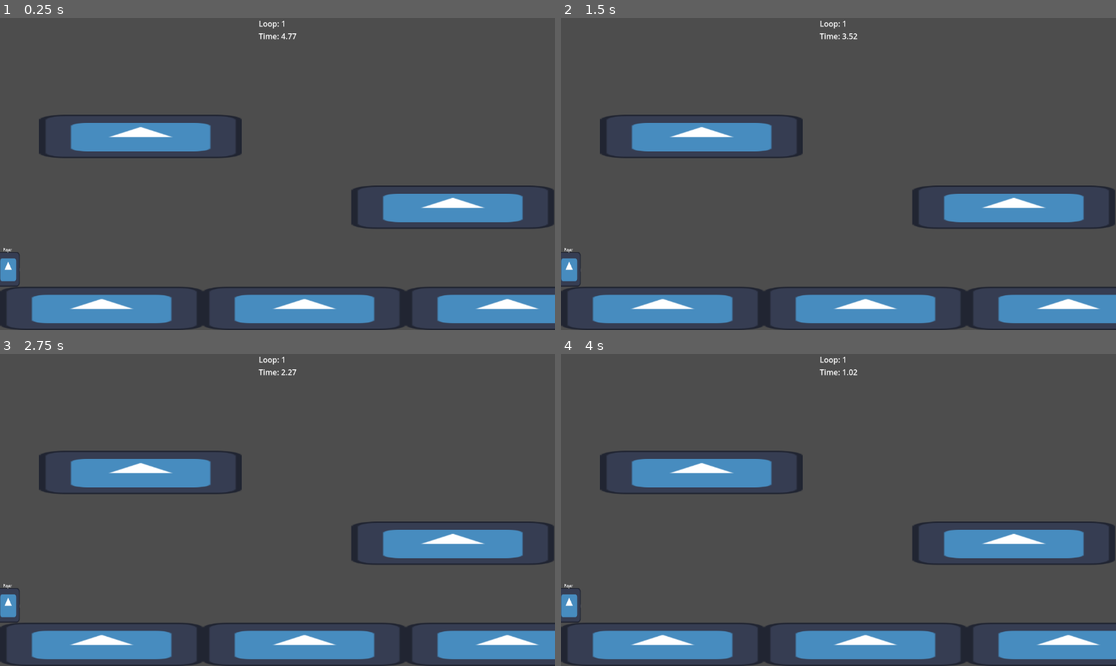
Above: before the commit, frames 1-4 (two rows, left to right).
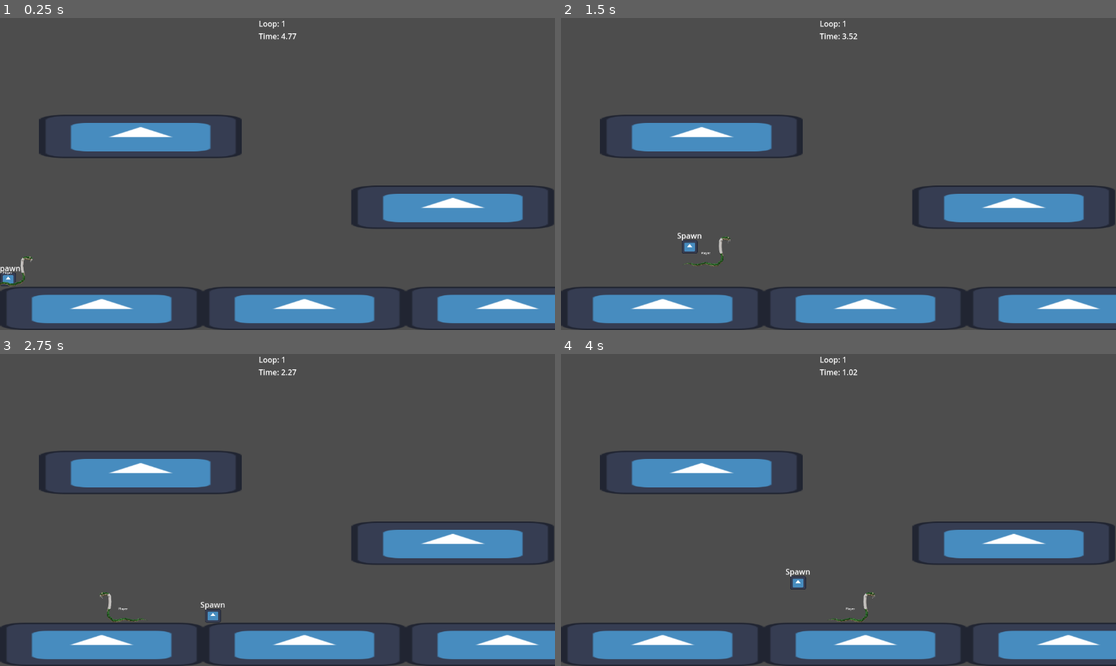
Above: after the commit, the same moments.

Repository: MrDreamhost/gmtk-jam-2025
Game: Godot game, scene res://game/main.tscn
Two runs of this game, one before a commit and one after it. Both use one fixed random seed, a clock stepped at 60 frames per second and the inputs below. The engine's default icon, where the game draws it, is replaced by a stand-in: a white triangle on a blue panel in a dark square.
Inputs:
- Up to frame 1 (0.25 s): no input
- Up to frame 2 (1.5 s): hold D (player_right) from 0.53 s (still down); tap Shift (set_spawn_point) at 0.6, 1.35 s; tap Space (player_jump) at 0.77 s
- Up to frame 3 (2.75 s): tap Space (player_jump) at 1.52 s; release D (player_right) at 2.03 s; hold A (player_left) from 2.03 s (still down); tap Shift (set_spawn_point) at 2.1 s
- Up to frame 4 (4 s): release A (player_left) at 2.78 s; hold D (player_right) from 2.78 s (still down); tap Shift (set_spawn_point) at 2.85, 3.6 s; tap Space (player_jump) at 3.02, 3.77 s

The runs differ from the first frame. In frame 1, 0.3% of the frame differs, in the area x 0-6%, y 73-87%; in frame 2, 0.5%, in the area x 0-31%, y 68-87%; in frame 3, 0.5%; in frame 4, 0.5%.
Error in both runs: Assertion failed: Player hasn't been set (res://loop_system/replay_recorder.gd:12)

Commit message:
Restored player animation

Diff:
--- a/player/player.tscn
+++ b/player/player.tscn
@@ -1,7 +1,7 @@
-[gd_scene load_steps=6 format=3 uid="uid://bjhr81ylwwdq4"]
+[gd_scene load_steps=9 format=3 uid="uid://c0dapnlli3qqi"]
 
 [ext_resource type="Script" uid="uid://d3p7qm8m2omtf" path="res://player/player.gd" id="1_rkbax"]
-[ext_resource type="Texture2D" uid="uid://bjwnao17x8v8x" path="res://assets/sprites/icon.svg" id="2_g1dw6"]
+[ext_resource type="Texture2D" uid="uid://c0tgexhmopxq8" path="res://assets/sprites/slither/run_sheet.png" id="2_rkbax"]
 [ext_resource type="Script" uid="uid://nuq6dpf75flc" path="res://common/hurtbox/hurtbox.gd" id="3_g1dw6"]
 
 [sub_resource type="RectangleShape2D" id="RectangleShape2D_rkbax"]
@@ -10,15 +10,53 @@
 [sub_resource type="RectangleShape2D" id="RectangleShape2D_yw30f"]
 size = Vector2(48, 72)
 
+[sub_resource type="Animation" id="Animation_g1dw6"]
+resource_name = "run"
+length = 1.2
+tracks/0/type = "value"
+tracks/0/imported = false
+tracks/0/enabled = true
+tracks/0/path = NodePath("Sprite2D:frame")
+tracks/0/interp = 1
+tracks/0/loop_wrap = true
+tracks/0/keys = {
+"times": PackedFloat32Array(0, 0.1, 0.2, 0.3, 0.4, 0.5, 0.6, 0.7, 0.8, 0.9, 1, 1.1),
+"transitions": PackedFloat32Array(1, 1, 1, 1, 1, 1, 1, 1, 1, 1, 1, 1),
+"update": 1,
+"values": [0, 1, 2, 3, 4, 5, 6, 7, 8, 9, 10, 11]
+}
+
+[sub_resource type="Animation" id="Animation_yw30f"]
+length = 0.001
+tracks/0/type = "value"
+tracks/0/imported = false
+tracks/0/enabled = true
+tracks/0/path = NodePath("Sprite2D:frame")
+tracks/0/interp = 1
+tracks/0/loop_wrap = true
+tracks/0/keys = {
+"times": PackedFloat32Array(0),
+"transitions": PackedFloat32Array(1),
+"update": 1,
+"values": [0]
+}
+
+[sub_resource type="AnimationLibrary" id="AnimationLibrary_qjkh3"]
+_data = {
+&"RESET": SubResource("Animation_yw30f"),
+&"run": SubResource("Animation_g1dw6")
+}
+
 [node name="Player" type="CharacterBody2D"]
 platform_on_leave = 1
 safe_margin = 0.2
 script = ExtResource("1_rkbax")
 
 [node name="Sprite2D" type="Sprite2D" parent="."]
-position = Vector2(0, -36)
-scale = Vector2(0.375, 0.563)
-texture = ExtResource("2_g1dw6")
+scale = Vector2(0.4, 0.4)
+texture = ExtResource("2_rkbax")
+offset = Vector2(0, -125)
+hframes = 12
 
 [node name="Label" type="Label" parent="Sprite2D"]
 offset_left = -28.4444
@@ -41,3 +79,8 @@
 [node name="CollisionShape2D" type="CollisionShape2D" parent="HurtBox"]
 position = Vector2(0, -36)
 shape = SubResource("RectangleShape2D_yw30f")
+
+[node name="PlayerAnimationPlayer" type="AnimationPlayer" parent="."]
+libraries = {
+&"": SubResource("AnimationLibrary_qjkh3")
+}
